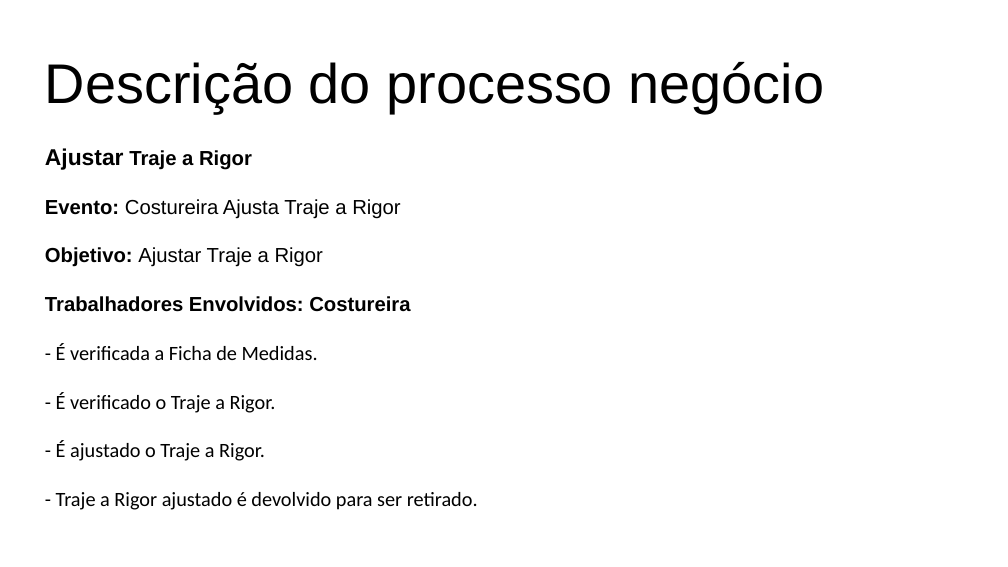
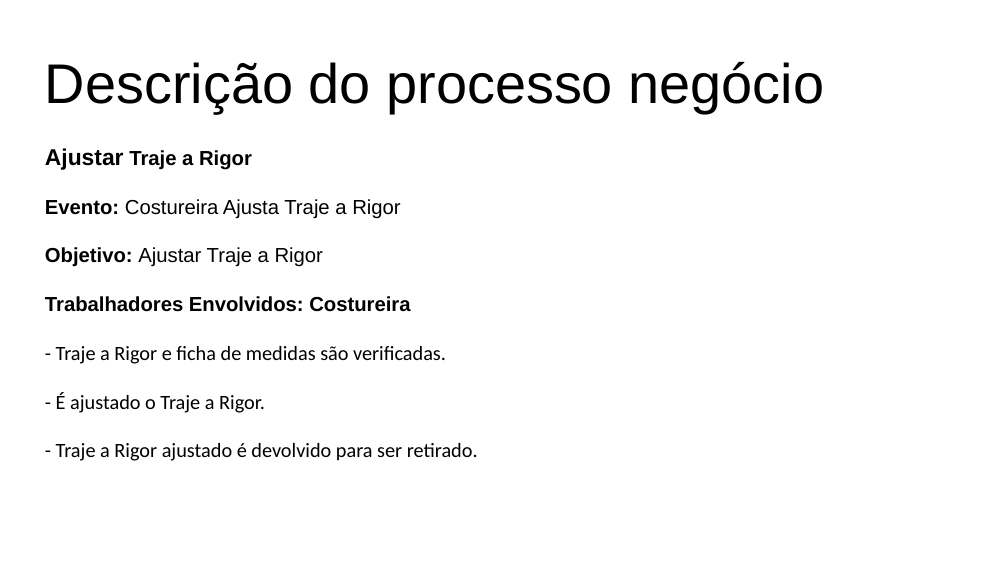
Before and after one commit to grupopenelopechavosa/OPE---Faculdade-Impacta, a slide deck: slide 3 of 18 - Descrição dos Processo de Negocio.pptx. Drawn at 1008x567 pixels with LibreOffice and Linux fonts; fonts in the diff are those of the drawing. Boxes give left, top, right and bottom in pixels: in the first picture for what was removed or moved away, otherwise in the second. Text is boxed around its words. In the diff, an @@ line names an element or a change of style, - is before the commit and + after.

```diff
--- a/18 - Descrição dos Processo de Negocio.pptx
+++ b/18 - Descrição dos Processo de Negocio.pptx
@@ text at [56,346,446,364]: text changed @@
-- É verificada a Ficha de Medidas.
-- É verificado o Traje a Rigor.
+- Traje a Rigor e ficha de medidas são verificadas.
```
Also in this commit, not shown: 4 other slides changed, 3 slides added, 7 other files.
